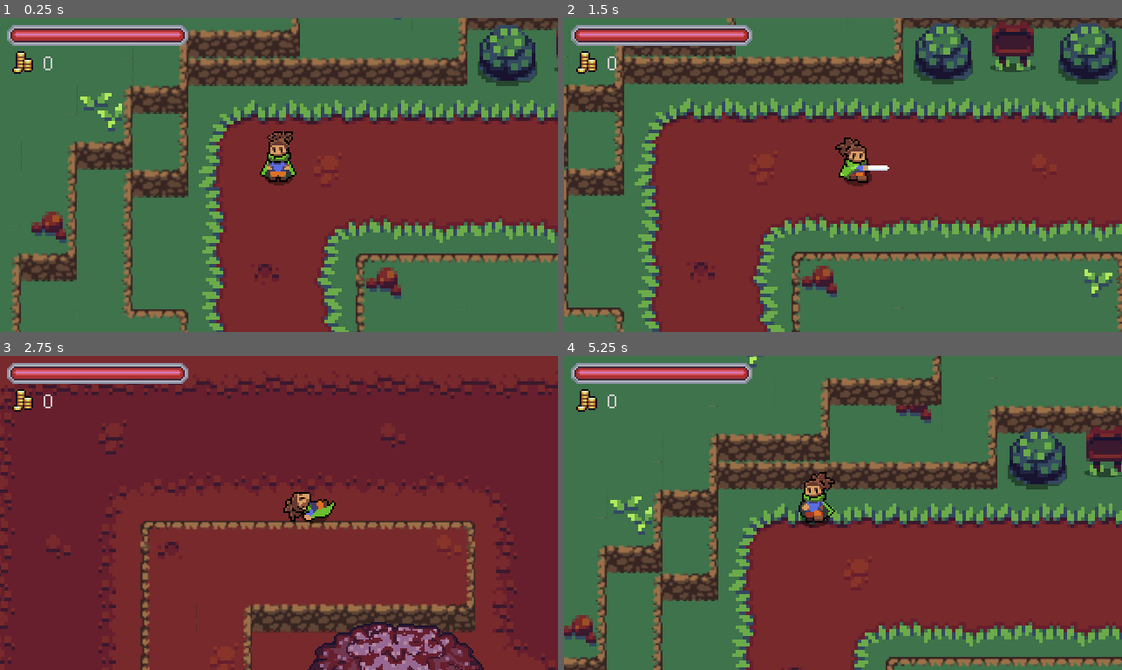
Above: before the commit, frames 1-4 (two rows, left to right).
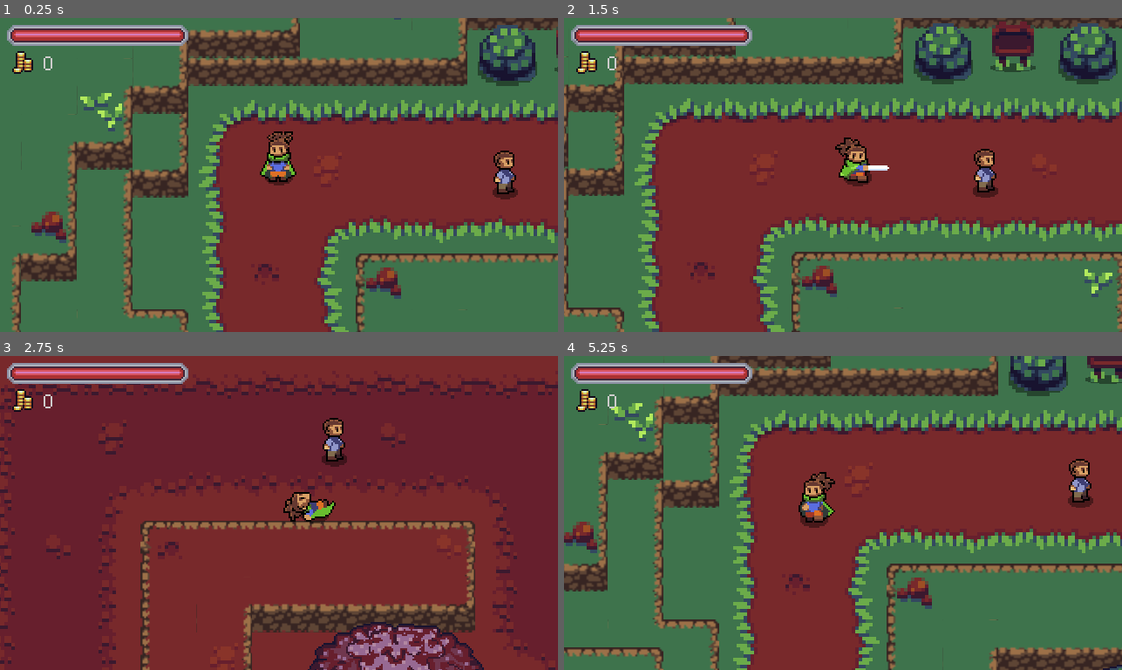
Above: after the commit, the same moments.

Repository: Thomas-Arndt/RPG.1
Game: Godot game, scene res://World/World.tscn
Same seed, same stepped clock (60 frames per second), same inputs: the game is played once before the commit and once after it.
Inputs:
- Up to frame 1 (0.25 s): no input
- Up to frame 2 (1.5 s): hold Right (ui_right) 0.53-1.28 s; tap E (roll) at 0.6 s; hold Down (ui_down) from 1.28 s (still down); tap R (attack) at 1.35 s
- Up to frame 3 (2.75 s): tap E (roll) at 1.55, 2.3 s; release Down (ui_down) at 2.03 s; hold Right (ui_right) from 2.03 s (still down); tap T (d_shift) at 2.1 s
- Up to frame 4 (5.25 s): release Right (ui_right) at 2.78 s; hold Up (ui_up) 2.78-3.53 s; tap E (roll) at 2.85, 3.6, 4.55 s; hold Left (ui_left) 3.53-5.03 s; tap R (attack) at 4.35 s; hold Down (ui_down) from 5.03 s (still down); tap T (d_shift) at 5.1 s

The runs differ from the first frame. In frame 1, 0.5% of the frame differs, in the area x 88-93%, y 42-58%; in frame 2, 0.5%; in frame 3, 0.5%; in frame 4, 58%, in the area x 0-100%, y 0-100%.

Commit message:
Addition of NPC basic scene with x=y-axis wander controller. Still need to add interaction zone, and proper seting of blendposition and animation state when interacting with player

Diff:
--- /dev/null
+++ b/NPCs/NPC.gd
@@ -0,0 +1,58 @@
+extends KinematicBody2D
+
+export var ACCELERATION = 200
+export var MAX_SPEED = 35
+export var FRICTION = 200
+export var WANDER_BUFFER = 4
+
+enum {
+	IDLE,
+	WANDER,
+}
+
+onready var anim_player = $AnimationPlayer
+onready var anim_tree = $AnimationTree
+onready var anim_state = anim_tree.get("parameters/playback")
+onready var wander_controller = $XYWanderController
+
+var velocity = Vector2.ZERO
+var state = IDLE
+
+func _ready():
+	anim_tree.active = true
+	anim_player.play("SETUP")
+	state = pick_random_state([IDLE, WANDER])
+
+func _physics_process(delta):
+	match state:
+		IDLE:
+			anim_state.travel("idle")
+			velocity = velocity.move_toward(Vector2.ZERO, FRICTION * delta)
+
+			if wander_controller.get_time_left() == 0:
+				update_wander()
+		WANDER:
+			if wander_controller.get_time_left() == 0:
+				update_wander()
+			anim_state.travel("walk")
+			accelerate_towards_point(wander_controller.target_position, delta)
+
+			if global_position.distance_to(wander_controller.target_position) <= WANDER_BUFFER:
+				update_wander()
+
+	velocity = move_and_slide(velocity)
+
+func update_wander():
+
+	state = pick_random_state([IDLE, WANDER])
+	wander_controller.start_wander_timer(7)
+
+func pick_random_state(state_list):
+	state_list.shuffle()
+	return state_list.pop_front()
+
+func accelerate_towards_point(point, delta):
+	var direction = global_position.direction_to(point)
+	anim_tree.set("parameters/idle/blend_position", direction)
+	anim_tree.set("parameters/walk/blend_position", direction)
+	velocity = velocity.move_toward(direction * MAX_SPEED, ACCELERATION * delta)
--- /dev/null
+++ b/NPCs/NPC.tscn
@@ -0,0 +1,277 @@
+[gd_scene load_steps=30 format=2]
+
+[ext_resource path="res://Shadows/MediumShadow.png" type="Texture" id=1]
+[ext_resource path="res://NPCs/BaseNPCSpriteSheet.png" type="Texture" id=2]
+[ext_resource path="res://Utils/Controllers/XYWanderController.tscn" type="PackedScene" id=3]
+[ext_resource path="res://NPCs/NPC.gd" type="Script" id=4]
+
+[sub_resource type="CapsuleShape2D" id=1]
+radius = 4.0
+height = 4.0
+
+[sub_resource type="Animation" id=2]
+length = 0.001
+tracks/0/type = "value"
+tracks/0/path = NodePath("Sprite:frame")
+tracks/0/interp = 1
+tracks/0/loop_wrap = true
+tracks/0/imported = false
+tracks/0/enabled = true
+tracks/0/keys = {
+"times": PoolRealArray( 0 ),
+"transitions": PoolRealArray( 1 ),
+"update": 0,
+"values": [ 1 ]
+}
+
+[sub_resource type="Animation" id=25]
+resource_name = "SETUP"
+length = 0.1
+tracks/0/type = "value"
+tracks/0/path = NodePath("Sprite:frame")
+tracks/0/interp = 1
+tracks/0/loop_wrap = true
+tracks/0/imported = false
+tracks/0/enabled = true
+tracks/0/keys = {
+"times": PoolRealArray( 0 ),
+"transitions": PoolRealArray( 1 ),
+"update": 1,
+"values": [ 1 ]
+}
+
+[sub_resource type="Animation" id=3]
+resource_name = "idle_down"
+length = 0.1
+tracks/0/type = "value"
+tracks/0/path = NodePath("Sprite:frame")
+tracks/0/interp = 1
+tracks/0/loop_wrap = true
+tracks/0/imported = false
+tracks/0/enabled = true
+tracks/0/keys = {
+"times": PoolRealArray( 0 ),
+"transitions": PoolRealArray( 1 ),
+"update": 1,
+"values": [ 1 ]
+}
+
+[sub_resource type="Animation" id=6]
+resource_name = "idle_left"
+length = 0.1
+tracks/0/type = "value"
+tracks/0/path = NodePath("Sprite:frame")
+tracks/0/interp = 1
+tracks/0/loop_wrap = true
+tracks/0/imported = false
+tracks/0/enabled = true
+tracks/0/keys = {
+"times": PoolRealArray( 0 ),
+"transitions": PoolRealArray( 1 ),
+"update": 1,
+"values": [ 10 ]
+}
+
+[sub_resource type="Animation" id=4]
+resource_name = "idle_right"
+length = 0.1
+tracks/0/type = "value"
+tracks/0/path = NodePath("Sprite:frame")
+tracks/0/interp = 1
+tracks/0/loop_wrap = true
+tracks/0/imported = false
+tracks/0/enabled = true
+tracks/0/keys = {
+"times": PoolRealArray( 0 ),
+"transitions": PoolRealArray( 1 ),
+"update": 1,
+"values": [ 4 ]
+}
+
+[sub_resource type="Animation" id=5]
+resource_name = "idle_up"
+length = 0.1
+tracks/0/type = "value"
+tracks/0/path = NodePath("Sprite:frame")
+tracks/0/interp = 1
+tracks/0/loop_wrap = true
+tracks/0/imported = false
+tracks/0/enabled = true
+tracks/0/keys = {
+"times": PoolRealArray( 0 ),
+"transitions": PoolRealArray( 1 ),
+"update": 1,
+"values": [ 7 ]
+}
+
+[sub_resource type="Animation" id=7]
+resource_name = "walk_down"
+length = 0.8
+loop = true
+tracks/0/type = "value"
+tracks/0/path = NodePath("Sprite:frame")
+tracks/0/interp = 1
+tracks/0/loop_wrap = true
+tracks/0/imported = false
+tracks/0/enabled = true
+tracks/0/keys = {
+"times": PoolRealArray( 0, 0.2, 0.4, 0.6 ),
+"transitions": PoolRealArray( 1, 1, 1, 1 ),
+"update": 1,
+"values": [ 0, 1, 2, 1 ]
+}
+
+[sub_resource type="Animation" id=10]
+resource_name = "walk_left"
+length = 0.8
+loop = true
+tracks/0/type = "value"
+tracks/0/path = NodePath("Sprite:frame")
+tracks/0/interp = 1
+tracks/0/loop_wrap = true
+tracks/0/imported = false
+tracks/0/enabled = true
+tracks/0/keys = {
+"times": PoolRealArray( 0, 0.2, 0.4, 0.6 ),
+"transitions": PoolRealArray( 1, 1, 1, 1 ),
+"update": 1,
+"values": [ 9, 10, 11, 10 ]
+}
+
+[sub_resource type="Animation" id=8]
+resource_name = "walk_right"
+length = 0.8
+loop = true
+tracks/0/type = "value"
+tracks/0/path = NodePath("Sprite:frame")
+tracks/0/interp = 1
+tracks/0/loop_wrap = true
+tracks/0/imported = false
+tracks/0/enabled = true
+tracks/0/keys = {
+"times": PoolRealArray( 0, 0.2, 0.4, 0.6 ),
+"transitions": PoolRealArray( 1, 1, 1, 1 ),
+"update": 1,
+"values": [ 3, 4, 5, 4 ]
+}
+
+[sub_resource type="Animation" id=9]
+resource_name = "walk_up"
+length = 0.8
+loop = true
+tracks/0/type = "value"
+tracks/0/path = NodePath("Sprite:frame")
+tracks/0/interp = 1
+tracks/0/loop_wrap = true
+tracks/0/imported = false
+tracks/0/enabled = true
+tracks/0/keys = {
+"times": PoolRealArray( 0, 0.2, 0.4, 0.6 ),
+"transitions": PoolRealArray( 1, 1, 1, 1 ),
+"update": 1,
+"values": [ 6, 7, 8, 7 ]
+}
+
+[sub_resource type="AnimationNodeAnimation" id=11]
+animation = "idle_down"
+
+[sub_resource type="AnimationNodeAnimation" id=12]
+animation = "idle_right"
+
+[sub_resource type="AnimationNodeAnimation" id=13]
+animation = "idle_up"
+
+[sub_resource type="AnimationNodeAnimation" id=14]
+animation = "idle_left"
+
+[sub_resource type="AnimationNodeBlendSpace2D" id=15]
+blend_point_0/node = SubResource( 11 )
+blend_point_0/pos = Vector2( 0, 1.1 )
+blend_point_1/node = SubResource( 12 )
+blend_point_1/pos = Vector2( 1, 0 )
+blend_point_2/node = SubResource( 13 )
+blend_point_2/pos = Vector2( 0, -1.1 )
+blend_point_3/node = SubResource( 14 )
+blend_point_3/pos = Vector2( -1, 0 )
+min_space = Vector2( -1, -1.1 )
+max_space = Vector2( 1, 1.1 )
+blend_mode = 1
+
+[sub_resource type="AnimationNodeAnimation" id=18]
+animation = "walk_down"
+
+[sub_resource type="AnimationNodeAnimation" id=19]
+animation = "walk_right"
+
+[sub_resource type="AnimationNodeAnimation" id=20]
+animation = "walk_up"
+
+[sub_resource type="AnimationNodeAnimation" id=21]
+animation = "walk_left"
+
+[sub_resource type="AnimationNodeBlendSpace2D" id=22]
+blend_point_0/node = SubResource( 18 )
+blend_point_0/pos = Vector2( 0, 1.1 )
+blend_point_1/node = SubResource( 19 )
+blend_point_1/pos = Vector2( 1, 0 )
+blend_point_2/node = SubResource( 20 )
+blend_point_2/pos = Vector2( 0, -1.1 )
+blend_point_3/node = SubResource( 21 )
+blend_point_3/pos = Vector2( -1, 0 )
+min_space = Vector2( -1, -1.1 )
+max_space = Vector2( 1, 1.1 )
+blend_mode = 1
+
+[sub_resource type="AnimationNodeStateMachineTransition" id=23]
+
+[sub_resource type="AnimationNodeStateMachineTransition" id=24]
+
+[sub_resource type="AnimationNodeStateMachine" id=16]
+states/idle/node = SubResource( 15 )
+states/idle/position = Vector2( 218.5, 83.5 )
+states/walk/node = SubResource( 22 )
+states/walk/position = Vector2( 449.5, 84.5 )
+transitions = [ "idle", "walk", SubResource( 23 ), "walk", "idle", SubResource( 24 ) ]
+start_node = "idle"
+
+[sub_resource type="AnimationNodeStateMachinePlayback" id=17]
+
+[node name="NPC" type="KinematicBody2D"]
+script = ExtResource( 4 )
+
+[node name="ShadowSprite" type="Sprite" parent="."]
+position = Vector2( -0.25, 2 )
+scale = Vector2( 0.90625, 0.8 )
+texture = ExtResource( 1 )
+
+[node name="Sprite" type="Sprite" parent="."]
+position = Vector2( 0, -10 )
+texture = ExtResource( 2 )
+hframes = 12
+frame = 1
+
+[node name="CollisionShape2D" type="CollisionShape2D" parent="."]
+rotation = 1.5708
+shape = SubResource( 1 )
+
+[node name="AnimationPlayer" type="AnimationPlayer" parent="."]
+anims/RESET = SubResource( 2 )
+anims/SETUP = SubResource( 25 )
+anims/idle_down = SubResource( 3 )
+anims/idle_left = SubResource( 6 )
+anims/idle_right = SubResource( 4 )
+anims/idle_up = SubResource( 5 )
+anims/walk_down = SubResource( 7 )
+anims/walk_left = SubResource( 10 )
+anims/walk_right = SubResource( 8 )
+anims/walk_up = SubResource( 9 )
+
+[node name="AnimationTree" type="AnimationTree" parent="."]
+tree_root = SubResource( 16 )
+anim_player = NodePath("../AnimationPlayer")
+active = true
+parameters/playback = SubResource( 17 )
+parameters/idle/blend_position = Vector2( 0.0267112, 0.575966 )
+parameters/walk/blend_position = Vector2( -0.479132, -0.434335 )
+
+[node name="XYWanderController" parent="." instance=ExtResource( 3 )]
--- /dev/null
+++ b/Utils/Controllers/XYWanderController.gd
@@ -0,0 +1,36 @@
+extends Node2D
+
+export(int) var wander_range = 32
+export(String) var axis = "X"
+
+onready var start_position = global_position
+onready var target_position = global_position
+
+onready var timer = $Timer
+
+var reverse:bool = false
+
+func _ready():
+	update_target_position()
+
+func update_target_position():
+	if axis == "X":
+		if reverse:
+			target_position.x = start_position.x
+		else:
+			target_position.x = start_position.x + wander_range
+	elif axis == "Y":
+		if reverse:
+			target_position.y = start_position.y
+		else:
+			target_position.y = start_position.y + wander_range
+	reverse = !reverse
+
+func get_time_left():
+	return timer.time_left
+
+func start_wander_timer(duration):
+	timer.start(duration)
+
+func _on_Timer_timeout():
+	update_target_position()
--- /dev/null
+++ b/Utils/Controllers/XYWanderController.tscn
@@ -0,0 +1,11 @@
+[gd_scene load_steps=2 format=2]
+
+[ext_resource path="res://Utils/Controllers/XYWanderController.gd" type="Script" id=1]
+
+[node name="XYWanderController" type="Node2D"]
+script = ExtResource( 1 )
+
+[node name="Timer" type="Timer" parent="."]
+one_shot = true
+
+[connection signal="timeout" from="Timer" to="." method="_on_Timer_timeout"]
--- a/World/World.tscn
+++ b/World/World.tscn
@@ -18,6 +18,7 @@
 [ext_resource path="res://QuestSystem/Quests/interact-chip-bill.tscn" type="PackedScene" id=16]
 [ext_resource path="res://World/Objects/Buildings/Hut.tscn" type="PackedScene" id=17]
 [ext_resource path="res://World/Objects/Buildings/HutExteriorLower.png" type="Texture" id=18]
+[ext_resource path="res://NPCs/NPC.tscn" type="PackedScene" id=19]
 
 [sub_resource type="TileSet" id=99]
 2/name = "sheet.png 2"
@@ -1222,6 +1223,9 @@
 quest_reference = ExtResource( 16 )
 speaker_name = "Chip"
 
+[node name="NPC" parent="YSort" instance=ExtResource( 19 )]
+position = Vector2( -816, 219 )
+
 [node name="UI" parent="." instance=ExtResource( 11 )]
 position = Vector2( -9, 9 )
 
Binary file added: NPCs/BaseNPCSpriteSheet.png
Not shown, added: NPCs/BaseNPCSpriteSheet.png.import
Not shown: 1 places in World/World.tscn that only renumber resources
